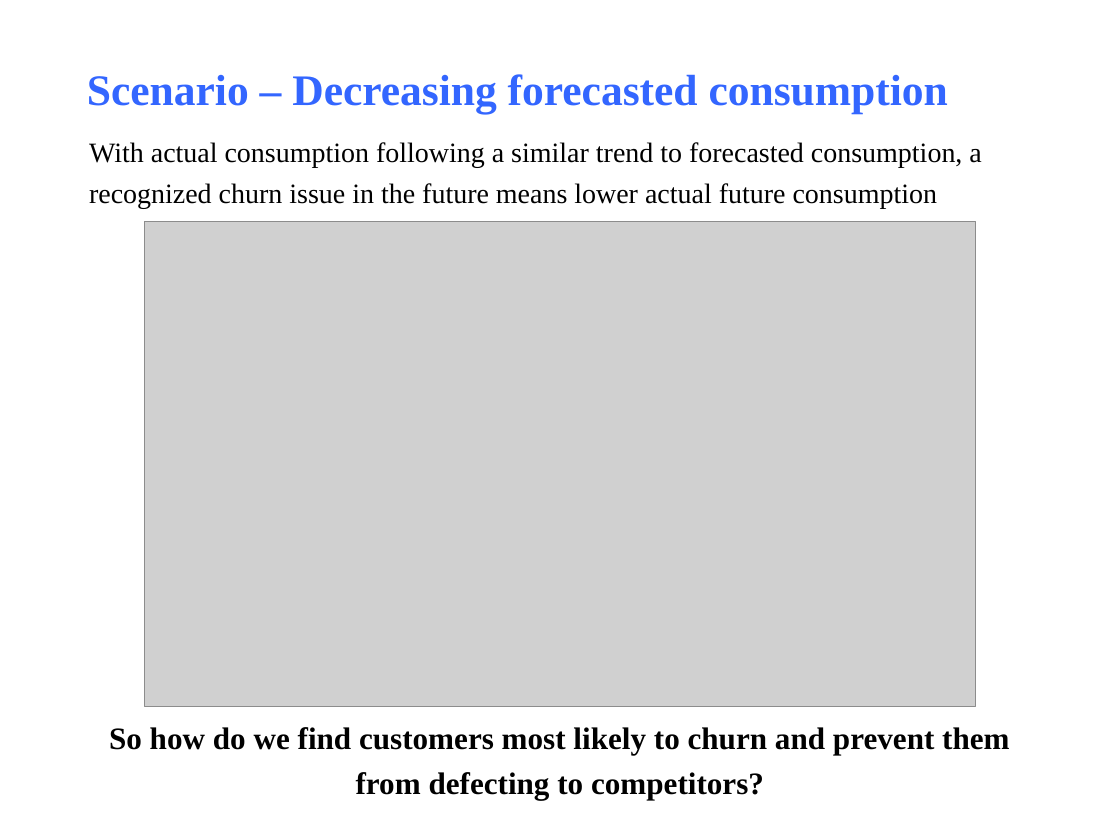
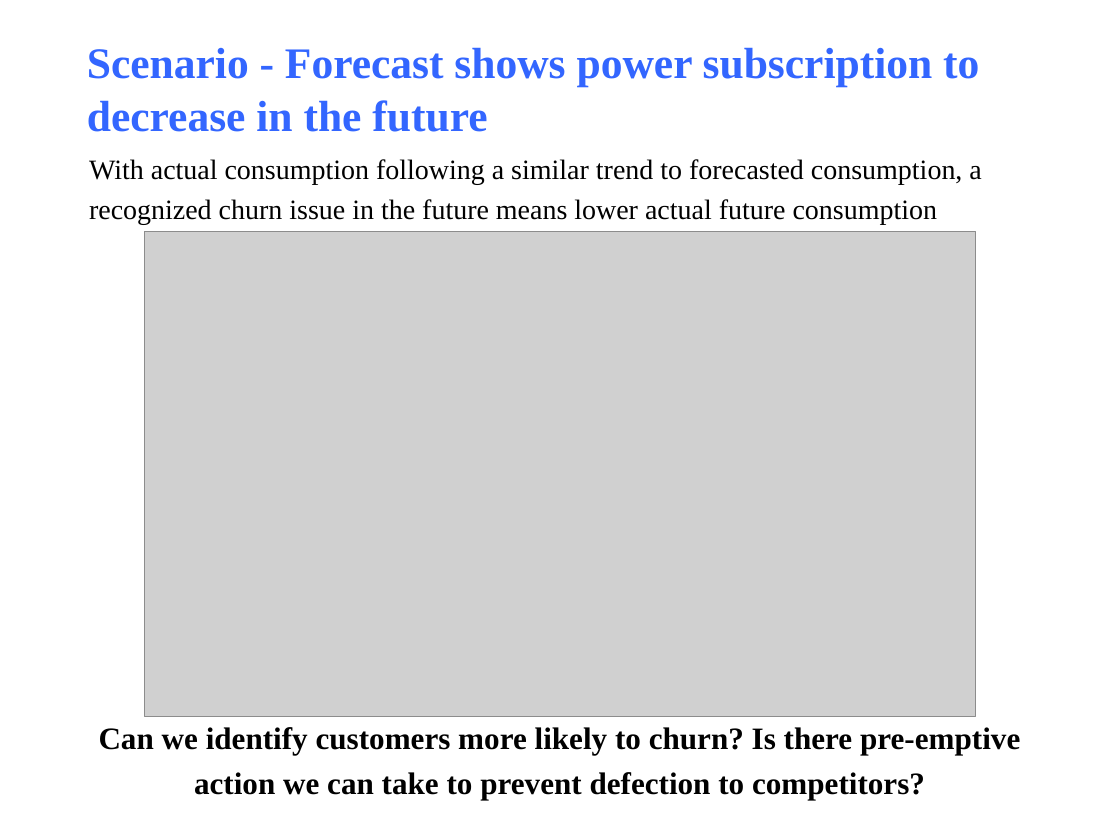
Before and after one commit to sgoenka/bcggamma, a slide deck: slide 3 of bcggamma_ppt.pptx. Drawn at 1120x840 pixels with LibreOffice and Linux fonts; fonts in the diff are those of the drawing; grey boxes stand for pictures. Boxes give left, top, right and bottom in pixels: in the first picture for what was removed or moved away, otherwise in the second. Text is boxed around its words. In the diff, an @@ line names an element or a change of style, - is before the commit and + after.

```diff
--- a/bcggamma_ppt.pptx
+++ b/bcggamma_ppt.pptx
@@ text at [87, 47, 979, 132]: text changed @@
-Scenario – Decreasing forecasted consumption
+Scenario - Forecast shows power subscription to decrease in the future
@@ text "With actual consumption following a ...": place and size @@
-text "With actual consumption following a ..." at [89, 142, 981, 208]
+text "With actual consumption following a ..." at [89, 159, 981, 225]
@@ picture: place and size @@
-picture at [144, 222, 976, 707]
+picture at [144, 231, 976, 716]
@@ text at [99, 727, 1020, 800]: text changed @@
-So how do we find customers most likely to churn and prevent them from defecting to competitors?
+Can we identify customers more likely to churn? Is there pre-emptive action we can take to prevent defection to competitors?
```
Also in this commit, not shown: 7 other slides changed, 2 other files.
